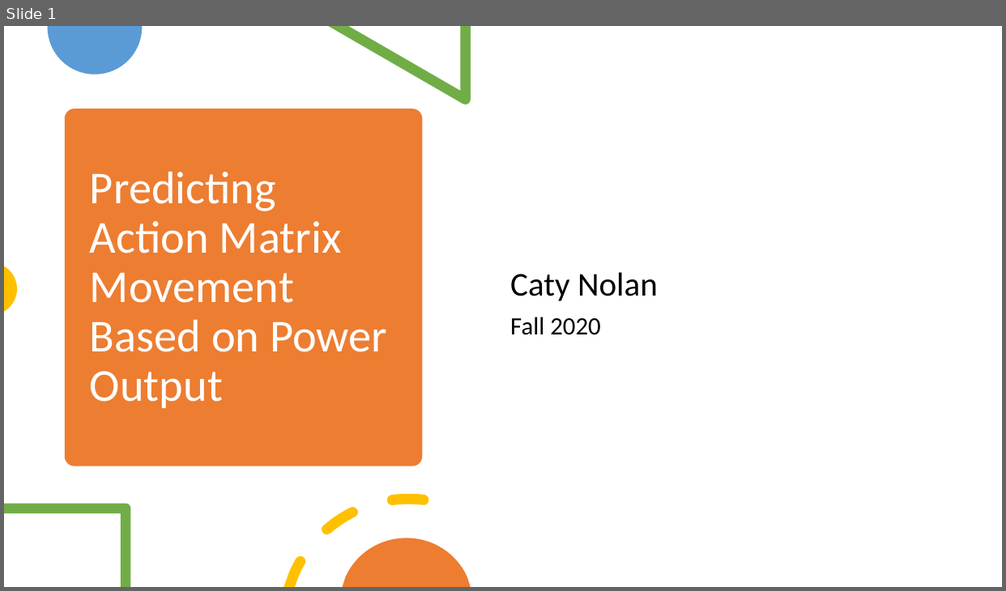
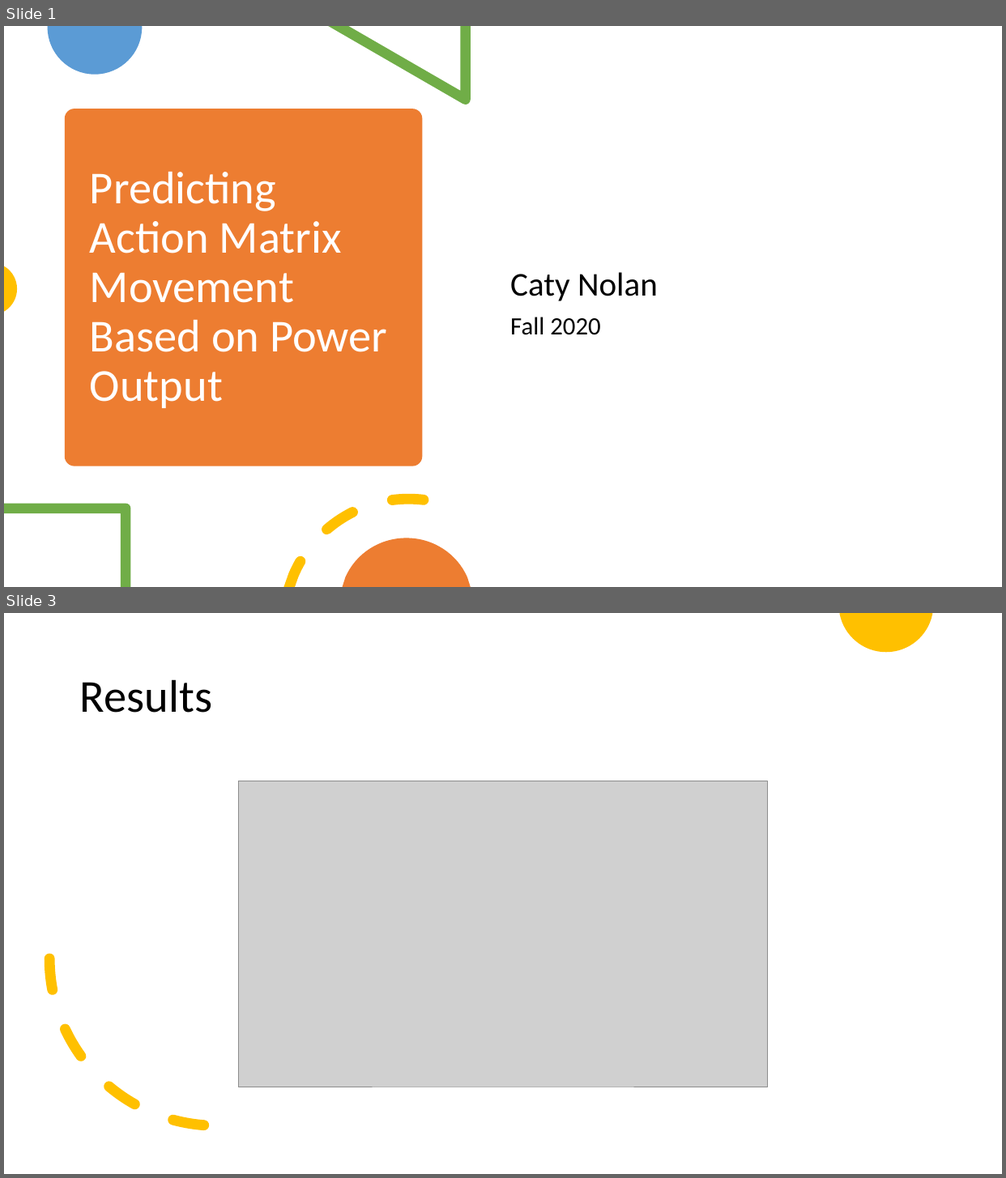
Before and after one commit to catynolan/GAFinalProject, a slide deck: AMMovement.pptx. Shown one above the other, each under a label of ours: slide 1 before the commit, slides 1 and 3 after it; the slides between them are not shown. The pictures are 1006x591 and 1006x1178 pixels, drawn with LibreOffice and Linux fonts; fonts in the diff are those of the drawing; grey boxes stand for pictures. Boxes give left, top, right and bottom in pixels: in the first picture for what was removed or moved away, otherwise in the second. Text is boxed around its words. In the diff, an @@ line names an element or a change of style, - is before the commit and + after.

```diff
--- a/AMMovement.pptx
+++ b/AMMovement.pptx
@@ slide 3 added at box(4, 613, 1002, 1174), background #FFFFFF @@
@@ freeform shape added at box(839, 613, 932, 652), fill #FFC000 @@
@@ title added at box(80, 679, 212, 713), 44 pt, text #000000 @@
+Results
@@ picture added at box(238, 781, 768, 1087) @@
@@ arc (boxed as its full ellipse) added at box(49, 792, 385, 1127), outline #FFC000 10 pt dashed @@
```
Also in this commit, not shown: 3 other slides added.
